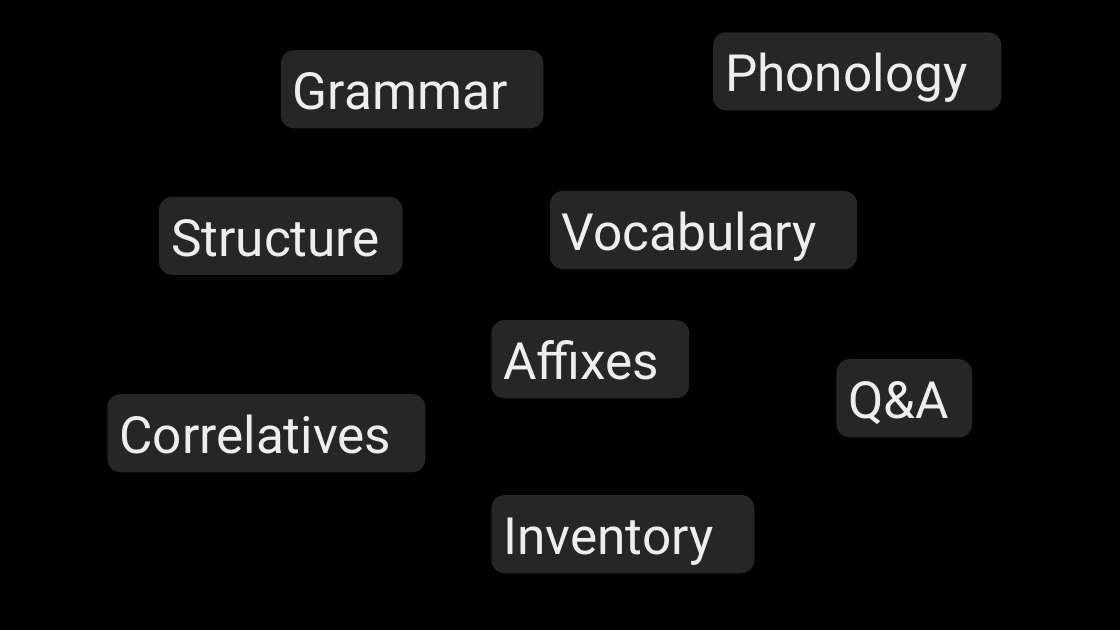
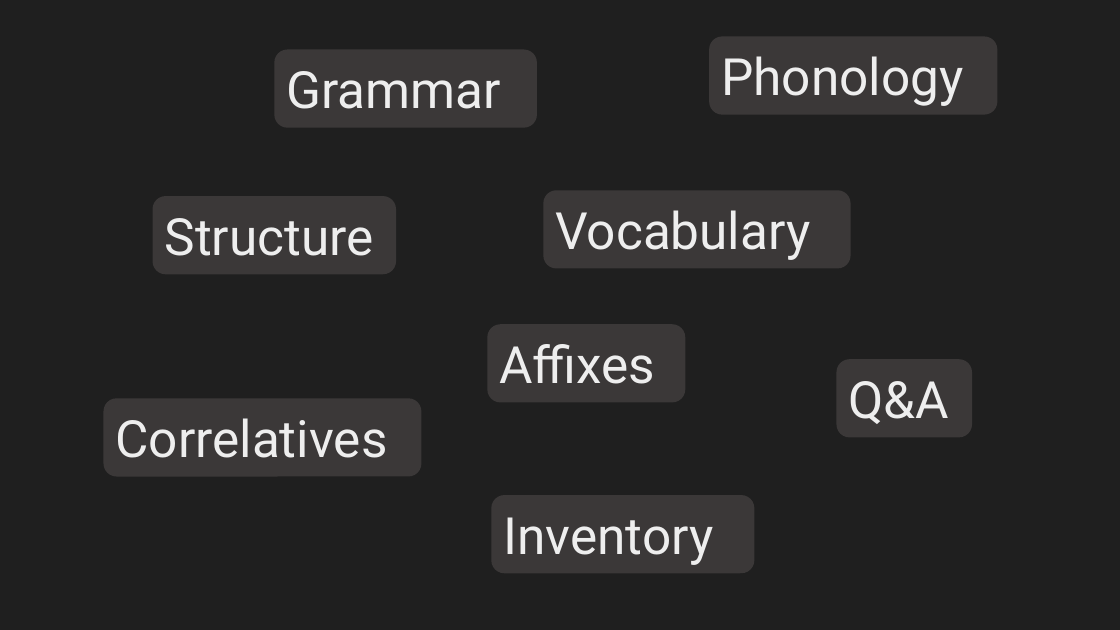
Before and after one commit to Oil-Limk/Conlangs, a slide deck: slide 1 of @src/Titles/Titles.pptx. Drawn at 1120x630 pixels with LibreOffice and Linux fonts; fonts in the diff are those of the drawing. Boxes give left, top, right and bottom in pixels: in the first picture for what was removed or moved away, otherwise in the second. Text is boxed around its words. In the diff, an @@ line names an element or a change of style, - is before the commit and + after.

```diff
--- a/@src/Titles/Titles.pptx
+++ b/@src/Titles/Titles.pptx
@@ background #000000 to #1F1F1F @@
@@ 3 rounded rectangles: place and size @@
-3 rounded rectangles at box(159, 50, 858, 275)
+3 rounded rectangles at box(153, 50, 851, 274)
@@ fill #262626 to #3B3838 in 8 elements at box(837, 360, 972, 438), box(492, 495, 755, 573), box(275, 50, 538, 128), box(153, 196, 397, 274), box(544, 190, 851, 268), box(487, 324, 686, 402), box(709, 36, 997, 114), box(103, 398, 422, 476) @@
@@ 3 rounded rectangles: place and size @@
-3 rounded rectangles at box(108, 32, 1002, 472)
+3 rounded rectangles at box(103, 36, 997, 476)
```
Also in this commit, not shown: 1 other slide changed.
